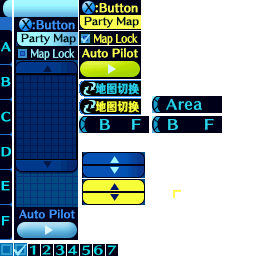
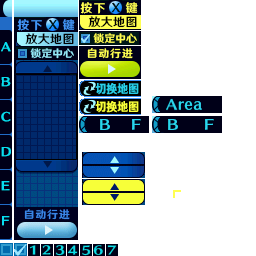
Layered file, before and after one edit (256 × 256). Changes by layer:
added group "组 1" (1st of 2) with 3 layers above "组 1" over [79, 0, 141, 15]
added layer "按下 键" (1st of 2, in "组 1") in group "组 1" over [80, 2, 138, 14]
added layer "图层 7" in group "组 1" over [109, 1, 122, 15]
added layer "图层 6" in group "组 1" over [79, 0, 141, 15]
added group "组 1" (2nd of 2) with 3 layers above "放大地图" over [15, 17, 75, 32]
added layer "按下 键" (2nd of 2, in "组 1") in group "组 1" over [17, 19, 75, 31]
added layer "图层 5" in group "组 1" over [46, 18, 59, 32]
added layer "图层 4" in group "组 1" over [15, 17, 75, 32]
added layer "放大地图" (1st of 2) above "放大地图" over [88, 16, 137, 28]
added layer "放大地图" (2nd of 2) above "自动行进" over [25, 33, 74, 45]
added layer "自动行进" (1st of 2) above "自动行进" over [87, 48, 133, 59]
added layer "自动行进" (2nd of 2) above "锁定中心" over [24, 209, 70, 220]
added layer "锁定中心" (1st of 2) above "锁定中心" over [93, 33, 137, 44]
added layer "锁定中心" (2nd of 2) above "切换地图" over [30, 48, 74, 59]
renamed "地图切换" to "切换地图", painted on it over [95, 101, 139, 113]
renamed "地图切换" to "切换地图", painted on it over [95, 83, 139, 95]
added layer "图层 3" above "图层 1" over [17, 32, 78, 46]
painted on "图层 1" over [19, 16, 139, 219]
